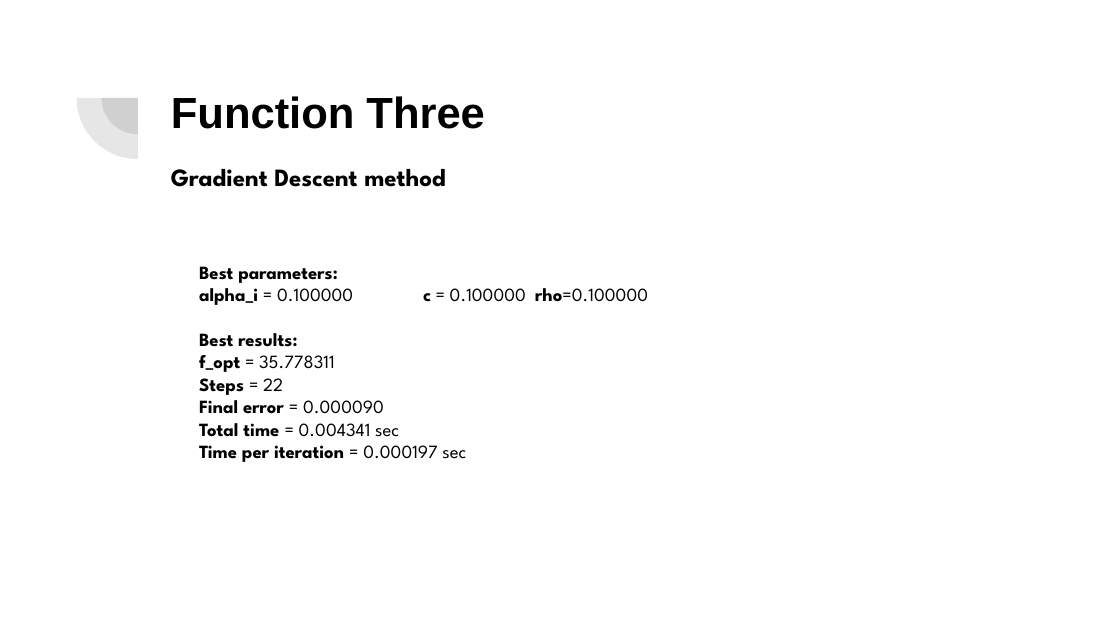
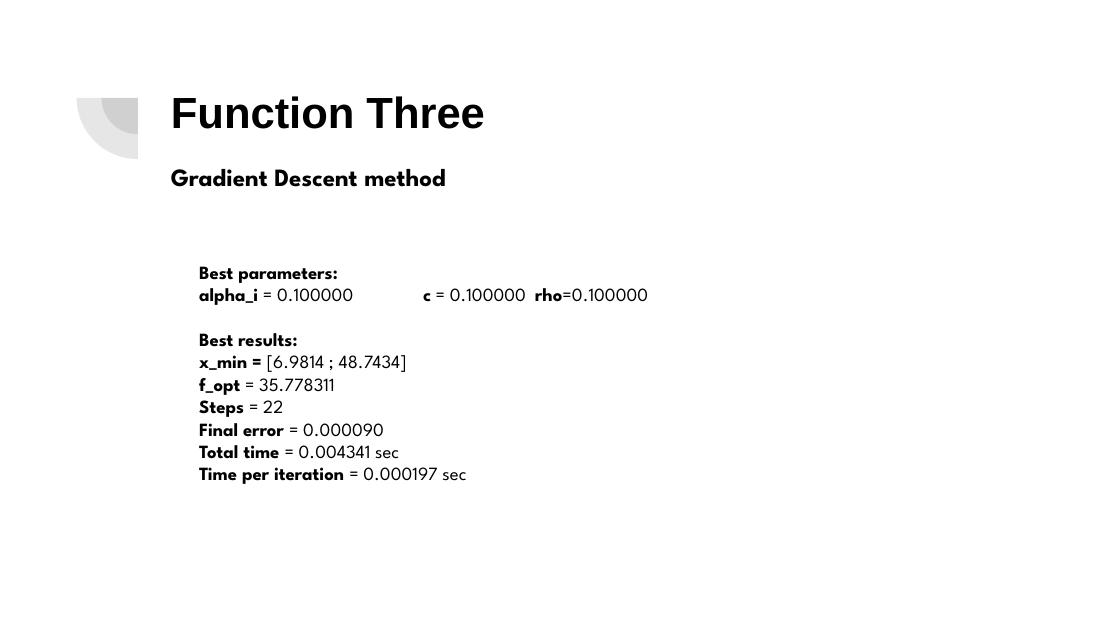
Before and after one commit to ayushkumarshah/Unconstrained_Optimization_Matlab, a slide deck: slide 16 of docs/Unconstrained Optimization Presentation.pptx. Drawn at 1120x630 pixels with LibreOffice and Linux fonts; fonts in the diff are those of the drawing. Boxes give left, top, right and bottom in pixels: in the first picture for what was removed or moved away, otherwise in the second. Text is boxed around its words. In the diff, an @@ line names an element or a change of style, - is before the commit and + after.

```diff
--- a/docs/Unconstrained Optimization Presentation.pptx
+++ b/docs/Unconstrained Optimization Presentation.pptx
@@ text at box(199, 355, 407, 372): paragraph added @@
+x_min = [6.9814 ; 48.7434]
```
Also in this commit, not shown: 4 other slides changed, 1 slide added, 10 other files.
